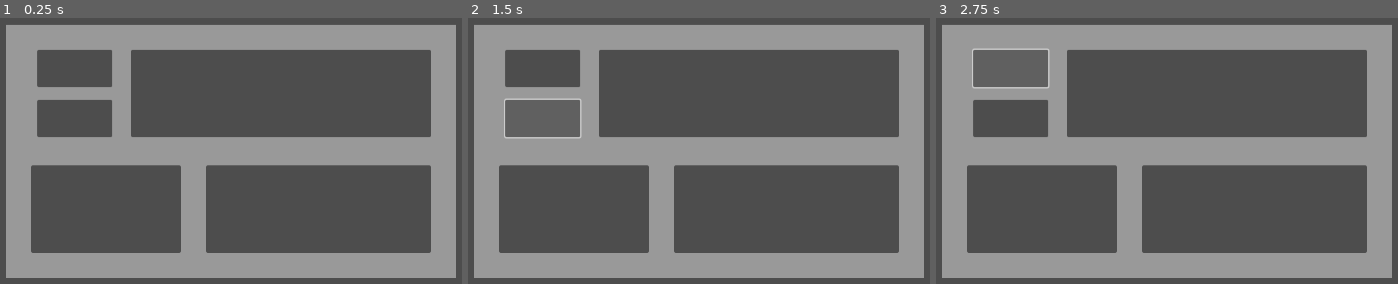
Above: before the commit, frames 1-3 (left to right).
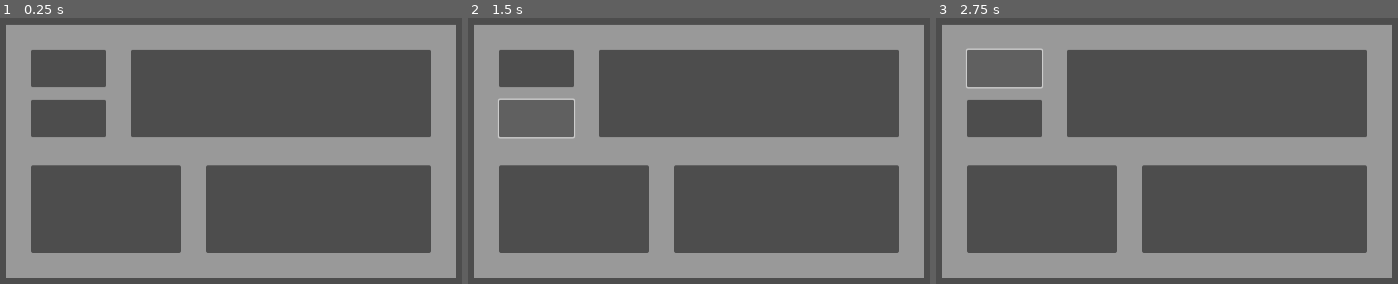
Above: after the commit, the same moments.

Repository: FiCeHo/Plink-go
Game: Godot game, scene res://shop_screen.tscn
Two runs of this game, one before a commit and one after it. Both use one fixed random seed, a clock stepped at 60 frames per second and the inputs below. This scene is started directly instead of the project's main scene.
Inputs (mouse positions are in pixels of both pictures, inside the frame that each line leads up to; where the layout moved, square brackets give the same spot in the first picture):
- Up to frame 1 (0.25 s): no input
- Up to frame 2 (1.5 s): click (537, 68) [541, 68] at 0.5 s; click (537, 119) [541, 119] at 1.25 s
- Up to frame 3 (2.75 s): click (1005, 68) [1009, 68] at 2 s

The runs differ from the first frame. In frame 1, 0.7% of the frame differs, in the area x 6-25%, y 12-45%; in frame 2, 0.8%, in the area x 6-25%, y 12-46%; in frame 3, 0.8%.

Commit message:
small fix

Diff:
--- a/plink-go!/shop_screen.tscn
+++ b/plink-go!/shop_screen.tscn
@@ -101,13 +101,13 @@
 
 [node name="Button" type="Button" parent="ShopPanel"]
 layout_mode = 1
-offset_left = 50.0
+offset_left = 40.0
 offset_top = 40.0
-offset_right = 170.0
+offset_right = 160.0
 offset_bottom = 100.0
 
 [node name="Button2" type="Button" parent="ShopPanel"]
-offset_left = 50.0
+offset_left = 40.0
 offset_top = 120.0
-offset_right = 170.0
+offset_right = 160.0
 offset_bottom = 180.0
